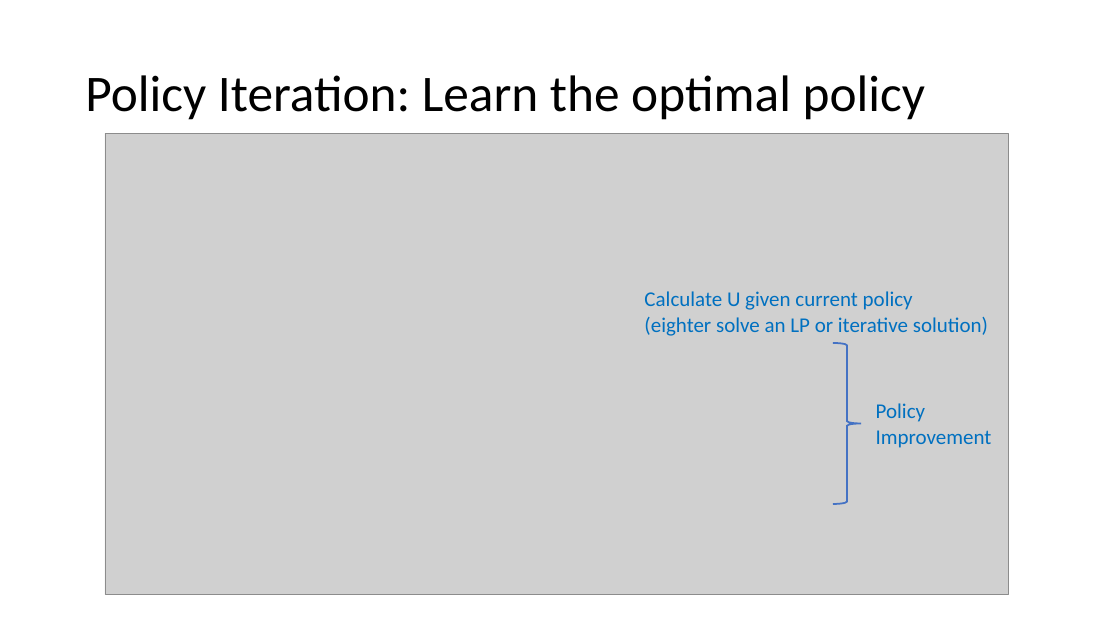
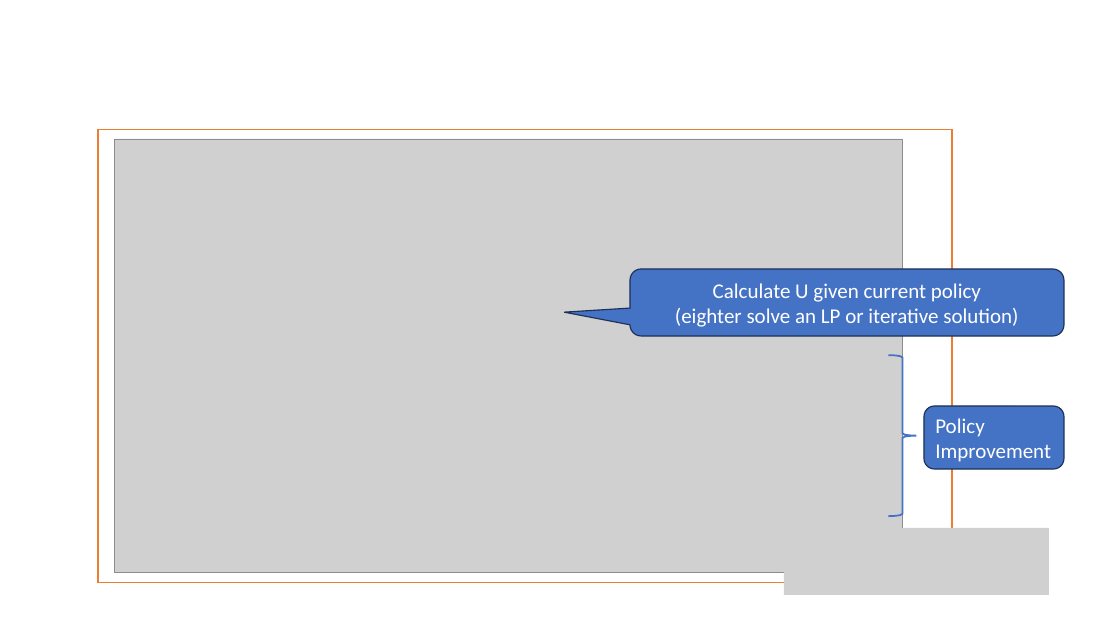
Before and after one commit to mhahsler/CS7320-AI, a slide deck: slide 9 of slides/22_Reinforcement_Learning.pptx (slide 8 before the commit). Drawn at 1120x630 pixels with LibreOffice and Linux fonts; fonts in the diff are those of the drawing; grey boxes stand for pictures. Boxes give left, top, right and bottom in pixels: in the first picture for what was removed or moved away, otherwise in the second. Text is boxed around its words. In the diff, an @@ line names an element or a change of style, - is before the commit and + after.

```diff
--- a/slides/22_Reinforcement_Learning.pptx
+++ b/slides/22_Reinforcement_Learning.pptx
@@ title removed at (85,75,925,120) @@
-Policy Iteration: Learn the optimal policy
@@ rectangle added at (98,129,953,583), fill #FFFFFF, outline #ED7D31 1 pt @@
@@ picture: place and size @@
-picture at (105,133,1008,595)
+picture at (114,139,902,572)
@@ rounded speech box "Calculate U given current policy ...": place and size @@
-rounded speech box "Calculate U given current policy ..." at (644,291,988,336)
+rounded speech box "Calculate U given current policy ..." at (630,269,1065,336)
@@ rounded speech box "Calculate U given current policy ..." at (630,269,1065,336): text colour #0070C0 to #FFFFFF; alignment left to centre; vertical alignment top to middle; fill none to #4472C4; outline none to #1E3256 1 pt @@
@@ right brace: place and size @@
-right brace at (833,343,861,504)
+right brace at (889,355,917,517)
@@ rounded rectangle "Policy": place and size @@
-rounded rectangle "Policy" at (876,403,992,448)
+rounded rectangle "Policy" at (924,406,1065,469)
@@ rounded rectangle "Policy" at (924,406,1065,469): text colour #0070C0 to #FFFFFF; vertical alignment top to middle; fill none to #4472C4; outline none to #1E3256 1 pt @@
@@ picture: place and size @@
-picture at (728,516,994,583)
+picture at (784,528,1049,596)
```
Also in this commit, not shown: 7 other slides changed, 2 slides added, 1 slide removed, 1 other file.
